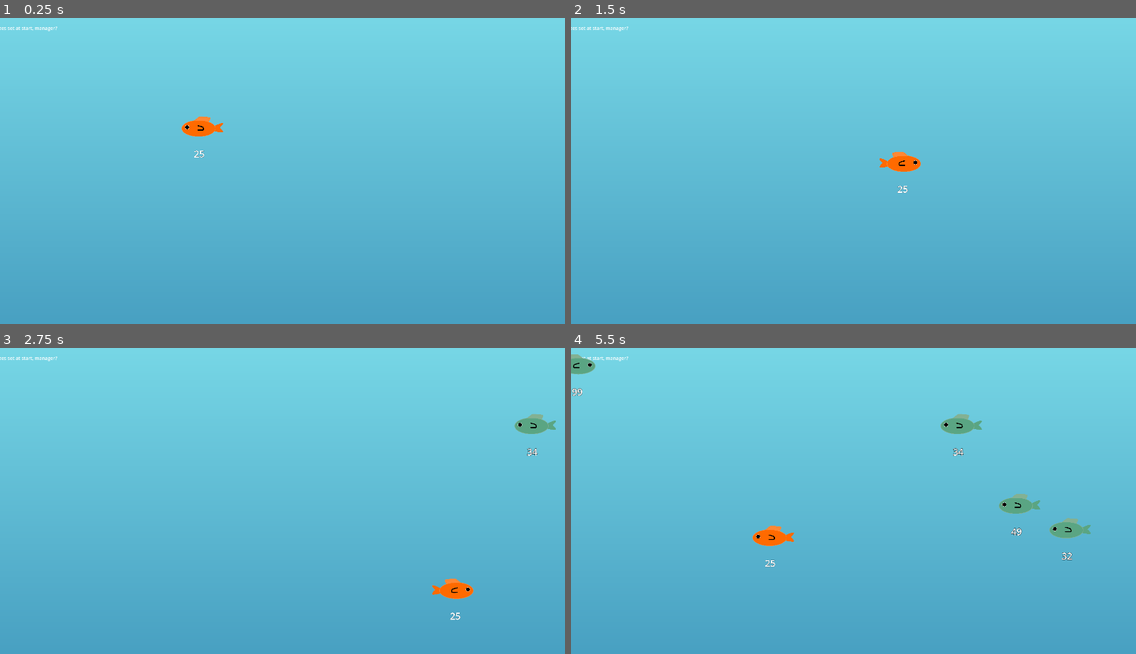
Above: before the commit, frames 1-4 (two rows, left to right).
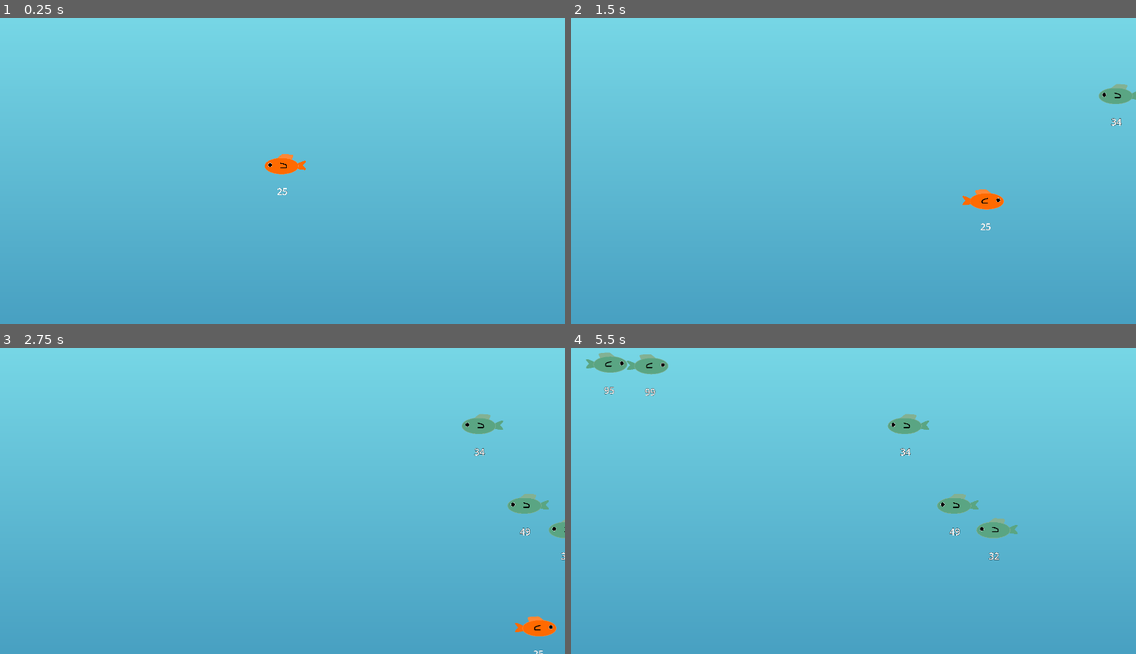
Above: after the commit, the same moments.

Repository: ForlornU/Fishy-example-game
Game: Godot game, scene res://Scenes/MainScene.tscn
The game is run twice, just before and just after one commit, with the same random seed, the same clock (stepped at 60 frames per second) and the same inputs.
Inputs:
- Up to frame 1 (0.25 s): no input
- Up to frame 2 (1.5 s): tap Enter at 0.5 s; hold Right (move_right) 0.53-1.28 s; hold Down (move_down) from 1.28 s (still down)
- Up to frame 3 (2.75 s): release Down (move_down) at 2.03 s; hold Right (move_right) from 2.03 s (still down)
- Up to frame 4 (5.5 s): release Right (move_right) at 2.78 s; hold Up (move_up) 2.78-3.53 s; hold Left (move_left) 3.53-5.03 s; hold Down (move_down) from 5.03 s (still down)

The runs differ from the first frame. In frame 1, 0.7% of the frame differs, in the area x 0-55%, y 2-58%; in frame 2, 1.1%; in frame 3, 2.0%; in frame 4, 3.4%, in the area x 0-92%, y 1-72%.

Commit message:
Player Spawn, new timer

Diff:
--- a/Scenes/MainScene.tscn
+++ b/Scenes/MainScene.tscn
@@ -1,6 +1,5 @@
-[gd_scene load_steps=7 format=3 uid="uid://j3ktaomhag8w"]
+[gd_scene load_steps=6 format=3 uid="uid://j3ktaomhag8w"]
 
-[ext_resource type="PackedScene" uid="uid://df1smrxqvv78f" path="res://Assets/Player.tscn" id="1_etuq1"]
 [ext_resource type="Script" path="res://Script/FishSpawner.gd" id="3_ookas"]
 
 [sub_resource type="Gradient" id="Gradient_h2d28"]
@@ -23,17 +22,15 @@
 scale = Vector2(6.61103, -3639.7)
 texture = SubResource("GradientTexture1D_cvqyv")
 
-[node name="Player" parent="." instance=ExtResource("1_etuq1")]
-position = Vector2(678, 412)
-
 [node name="Fishspawner" type="Node" parent="."]
 script = ExtResource("3_ookas")
+spawn_rate = 0.8
 
 [node name="Label" type="Label" parent="."]
-offset_left = -163.0
+offset_left = -383.0
 offset_top = 61.0
-offset_right = -59.0
-offset_bottom = 162.0
+offset_right = -25.0
+offset_bottom = 188.0
 text = "All fish needs their sizes set at start, manager?
 Death Screen
 Win-Screen
--- a/Script/FishSpawner.gd
+++ b/Script/FishSpawner.gd
@@ -1,8 +1,20 @@
 extends Node
 
 const ENEMY_FISH = preload("res://Assets/EnemyFish.tscn")
+const PLAYER_FISH = preload("res://Assets/Player.tscn")
+
 var max_fish_count = 10
-var spawn_rate = 1
+
+@export var spawn_rate := float(1)
+var spawn_timer = 0
+
+func _ready():
+	spawn_player()
+
+func spawn_player():
+	var player_fish = PLAYER_FISH.instantiate()
+	add_child(player_fish)
+	player_fish.position = Vector2(960, 540) # Centre of screen
 
 func spawn_fish():
 	var newfish = ENEMY_FISH.instantiate()
@@ -11,11 +23,11 @@
 
 func _process(delta):
 	#Spawn a fish every x seconds
-	if(spawn_rate <= 0):
+	if(spawn_timer <= 0):
 		spawn_fish()
-		spawn_rate = 1
+		spawn_timer = spawn_rate
 	else:
-		spawn_rate -= delta
+		spawn_timer -= delta
 
 #TODO Take window size into account when calculating starting position
 func init_fish(fish : Fish):
